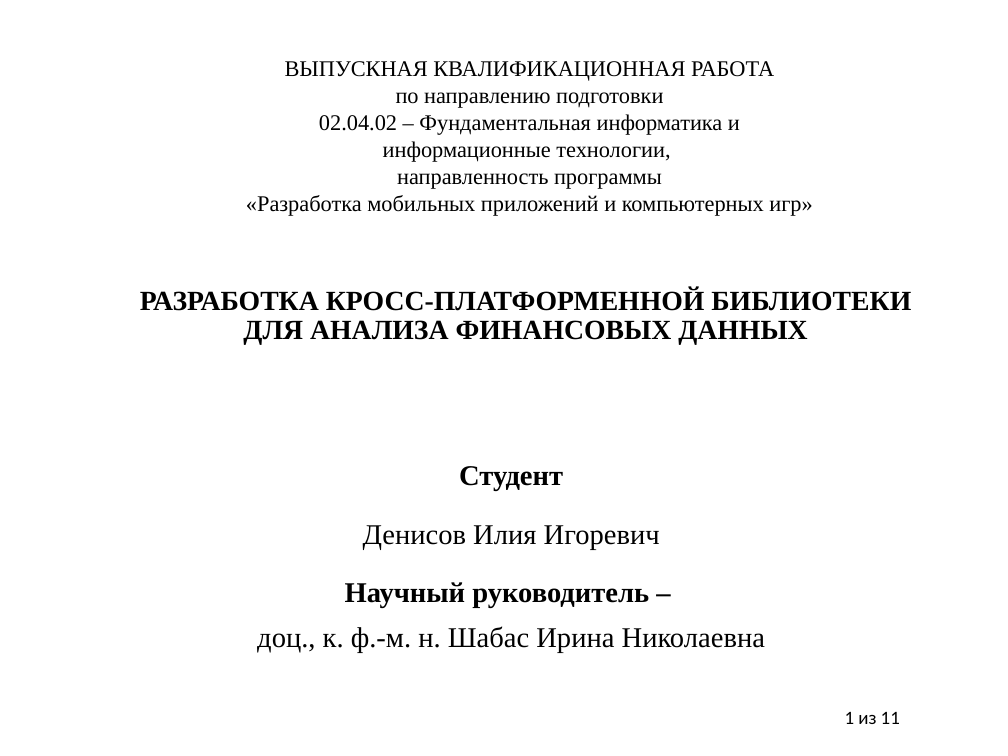
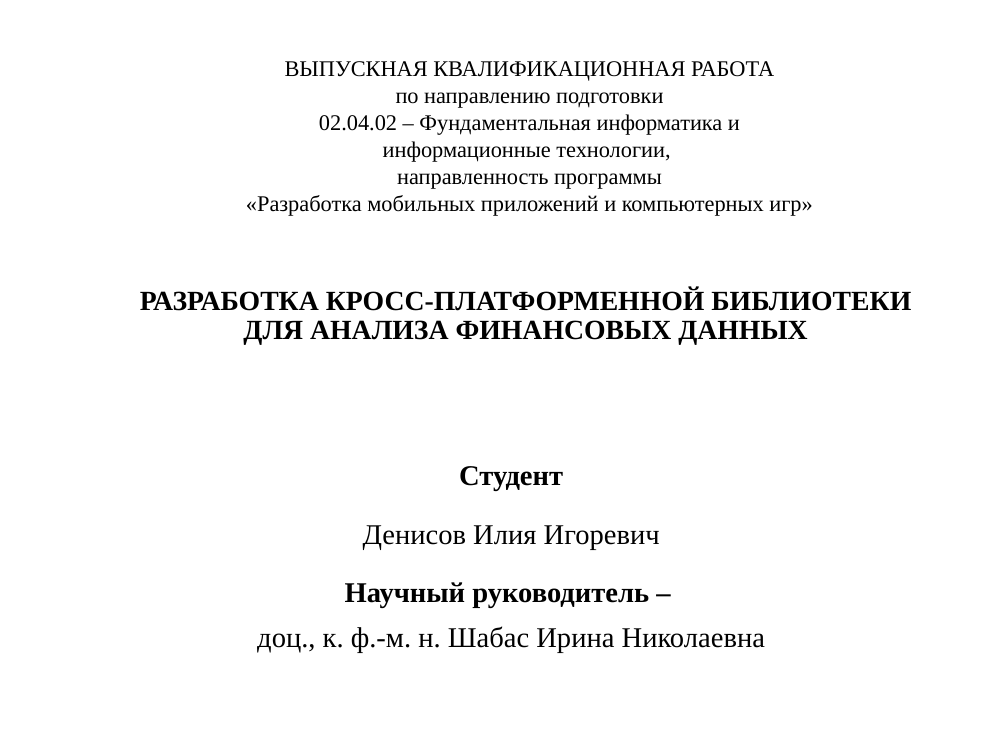
Before and after one commit to IliiaDenisov/masters-thesis, a slide deck: slide 1 of Презентация диплома.pptx. Drawn at 1008x756 pixels with LibreOffice and Linux fonts; fonts in the diff are those of the drawing. Boxes give left, top, right and bottom in pixels: in the first picture for what was removed or moved away, otherwise in the second. Text is boxed around its words. In the diff, an @@ line names an element or a change of style, - is before the commit and + after.

```diff
--- a/Презентация диплома.pptx
+++ b/Презентация диплома.pptx
@@ page number removed at [845,712,900,724] @@
-1 из 11
```
Also in this commit, not shown: 10 other slides changed.
